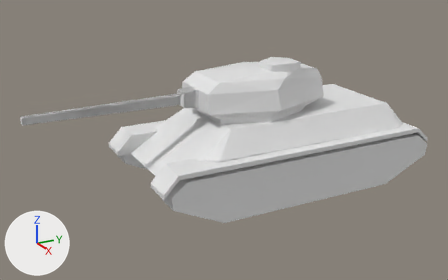
Before and after pictures for a commit that changed the Blender file Resources/Models/TankT34/t34.blend.
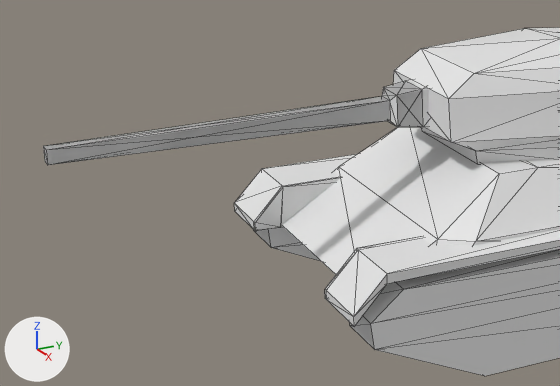
Each version appears first whole from a camera (50 mm lens) standing at (10.5, -6.47, 5.23) and looking at (0.04, -0.93, 1.04), and next in a close-up on the part from 0% to 58% of the width and 18% to 81% of the height. The axes (+X, +Y, +Z) are drawn at lower left. The lights are the same throughout. The first two pictures are the older version. The close-ups show mesh edges as thin lines.

In view in the first close-up: 'barrel', 'hull', 'trackcoverl', 'trackcoverr', 'trackl', 'trackr', 'turret'.
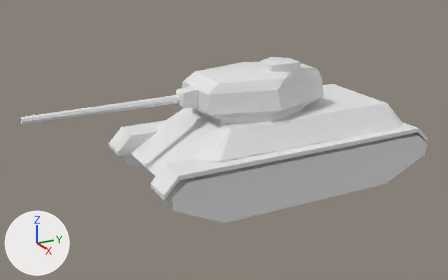
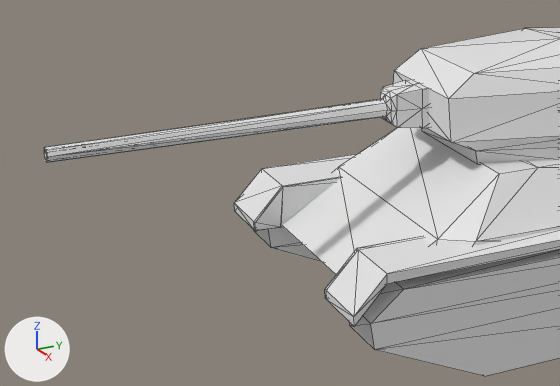
Changed parts and their boxes (x1, y1, x2, y2) in the close-ups (560 x 386 px):
'barrel', reshaped, moved, rescaled: before (43, 80, 429, 165); after (44, 80, 429, 163)

What changed in the scene script:
```text
Change me_cube_003:
    used by ob_barrel; parent = ob_turret; location = (0.0, 0.0, 0.0)
    remove me_cube_003.from_pydata(...)  # 20 vertices, 56 faces; spans x -0.17..0.17, y -4.8..-1.26, z 1.84..2.19
    add me_cube_003.from_pydata(...)  # 65 vertices, 126 faces; spans x -1.0..1.0, y -19.08..1.0, z -1.0..1.0
    me_cube_003 part 1: the whole mesh is rebuilt
Change ob_barrel:
    ob_barrel.location: (0.0, 0.0, 0.0) -> (0.0, -1.433, 2.017)
    ob_barrel.scale: (1.0, 1.0, 1.0) -> (0.176, 0.176, 0.176)
```
